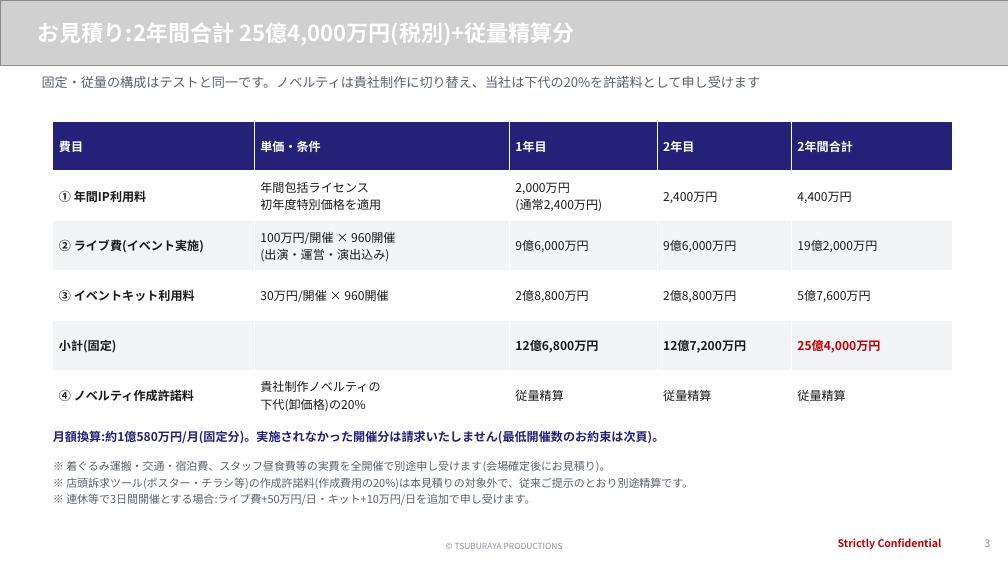
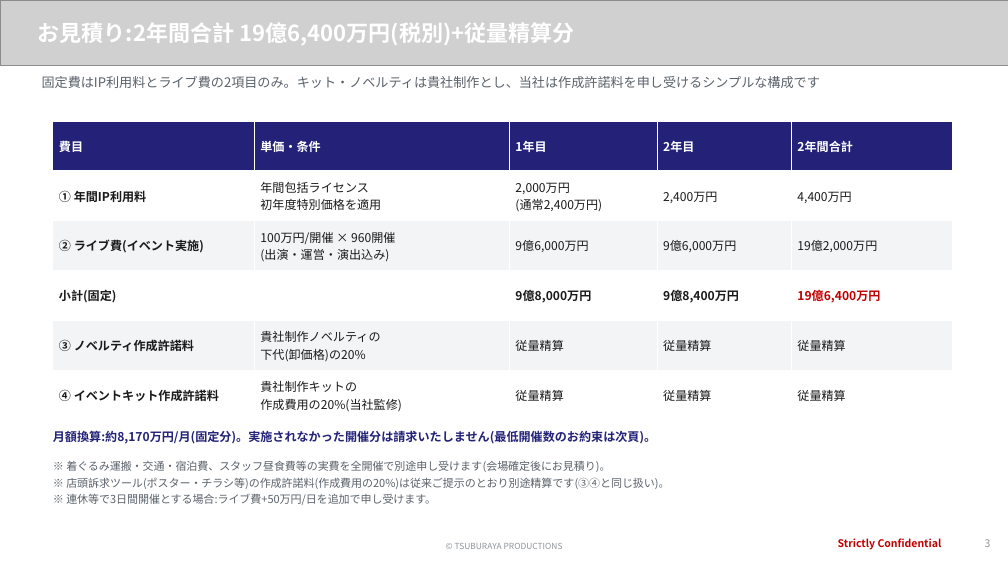
Before and after one commit to hayatoshintani-spe/kessho-lens, a slide deck: slide 3 of docs/proposals/softbank-ultraman-caravan/SB様提示用_お見積り_週20ライン2年間.pptx. Drawn at 1008x567 pixels with LibreOffice and Linux fonts; fonts in the diff are those of the drawing; grey boxes stand for pictures. Boxes give left, top, right and bottom in pixels: in the first picture for what was removed or moved away, otherwise in the second. Text is boxed around its words. In the diff, an @@ line names an element or a change of style, - is before the commit and + after.

```diff
--- a/docs/proposals/softbank-ultraman-caravan/SB様提示用_お見積り_週20ライン2年間.pptx
+++ b/docs/proposals/softbank-ultraman-caravan/SB様提示用_お見積り_週20ライン2年間.pptx
@@ text at (x1=38, y1=23, x2=574, y2=45): text changed @@
-お見積り:2年間合計 25億4,000万円(税別)+従量精算分
+お見積り:2年間合計 19億6,400万円(税別)+従量精算分
@@ text at (x1=42, y1=76, x2=820, y2=88): text changed @@
-固定・従量の構成はテストと同一です。ノベルティは貴社制作に切り替え、当社は下代の20%を許諾料として申し受けます
+固定費はIP利用料とライブ費の2項目のみ。キット・ノベルティは貴社制作とし、当社は作成許諾料を申し受けるシンプルな構成です
@@ table at (x1=53, y1=121, x2=952, y2=420) @@
-row 4: ③ イベントキット利用料 | 30万円/開催 × 960開催 | 2億8,800万円 | 2億8,800万円 | 5億7,600万円
+row 4: 小計(固定) |  | 9億8,000万円 | 9億8,400万円 | 19億6,400万円
-row 5: 小計(固定) |  | 12億6,800万円 | 12億7,200万円 | 25億4,000万円
+row 5: ③ ノベルティ作成許諾料 | 貴社制作ノベルティの / 下代(卸価格)の20% | 従量精算 | 従量精算 | 従量精算
-row 6, column 1: ④ ノベルティ作成許諾料
+row 6, column 1: ④ イベントキット作成許諾料
-row 6, column 2: 貴社制作ノベルティの / 下代(卸価格)の20%
+row 6, column 2: 貴社制作キットの / 作成費用の20%(当社監修)
@@ text at (x1=53, y1=430, x2=656, y2=444): text changed @@
-月額換算:約1億580万円/月(固定分)。実施されなかった開催分は請求いたしません(最低開催数のお約束は次頁)。
+月額換算:約8,170万円/月(固定分)。実施されなかった開催分は請求いたしません(最低開催数のお約束は次頁)。
@@ text at (x1=66, y1=477, x2=669, y2=505): text changed @@
-※ 店頭訴求ツール(ポスター・チラシ等)の作成許諾料(作成費用の20%)は本見積りの対象外で、従来ご提示のとおり別途精算です。
-※ 連休等で3日間開催とする場合:ライブ費+50万円/日・キット+10万円/日を追加で申し受けます。
+※ 店頭訴求ツール(ポスター・チラシ等)の作成許諾料(作成費用の20%)は従来ご提示のとおり別途精算です(③④と同じ扱い)。
+※ 連休等で3日間開催とする場合:ライブ費+50万円/日を追加で申し受けます。
```
Also in this commit, not shown: 1 other slide changed, 2 other files.
